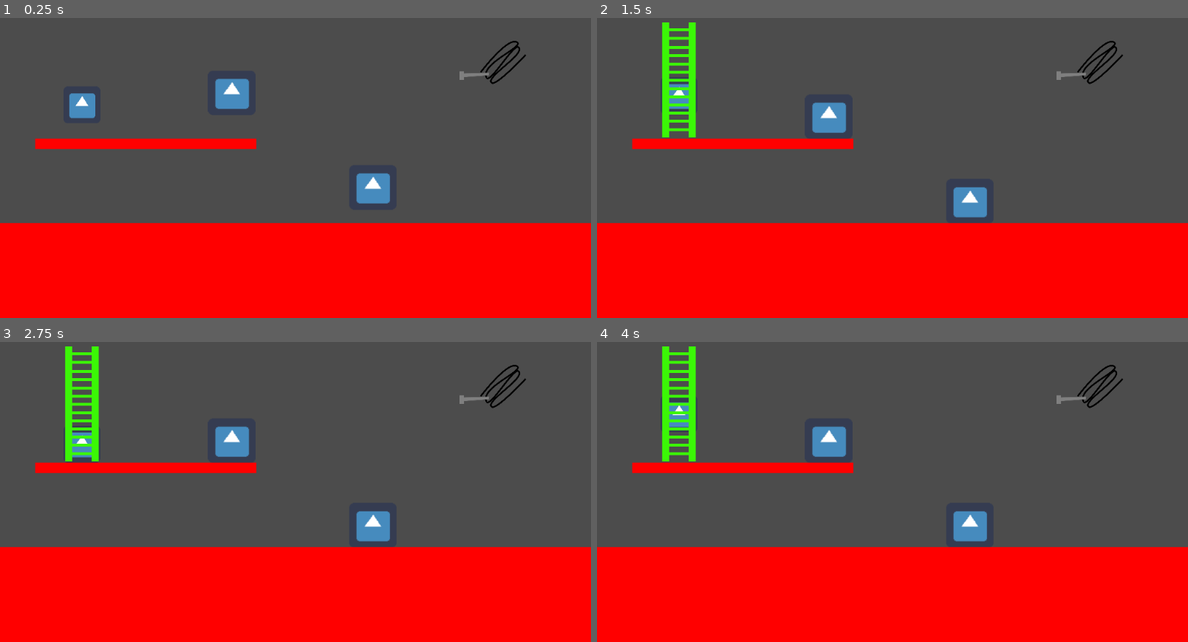
Above: before the commit, frames 1-4 (two rows, left to right).
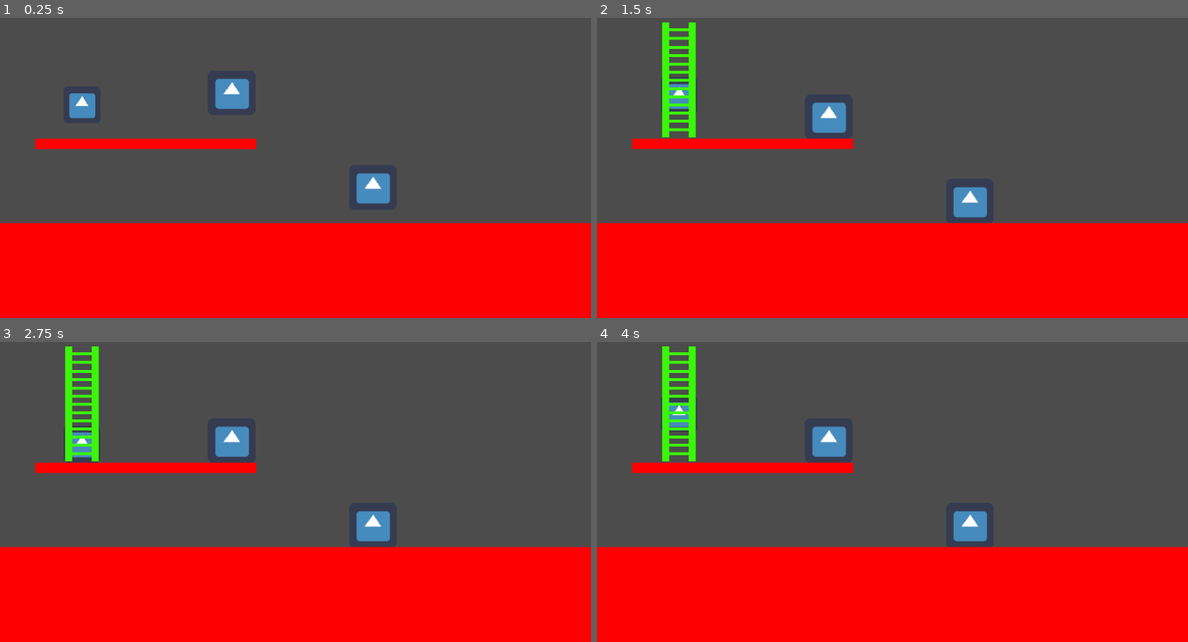
Above: after the commit, the same moments.

Repository: ludum-rlyeh/LD48-deeper-and-deeper
Game: Godot game, scene res://Scenes/InGame/Levels/LevelTests.tscn
The game is run twice, just before and just after one commit, with the same random seed, the same clock (stepped at 60 frames per second) and the same inputs. The engine's default icon, where the game draws it, is replaced by a stand-in: a white triangle on a blue panel in a dark square.
Inputs:
- Up to frame 1 (0.25 s): no input
- Up to frame 2 (1.5 s): tap Enter at 0.5 s; tap Space at 1.25 s
- Up to frame 3 (2.75 s): no input
- Up to frame 4 (4 s): tap Enter at 2.75 s; tap Space at 3.5 s

The runs differ from the first frame. In frame 1, 0.3% of the frame differs, in the area x 77-89%, y 7-23%; in frame 2, 0.3%; in frame 3, 0.3%; in frame 4, 0.3%.

Commit message:
Fix merge

Diff:
--- a/Scenes/InGame/Levels/LevelTests.tscn
+++ b/Scenes/InGame/Levels/LevelTests.tscn
@@ -2,16 +2,26 @@
 
 [ext_resource path="res://Scenes/InGame/Elements/Box.tscn" type="PackedScene" id=1]
 [ext_resource path="res://Scenes/InGame/Characters/Character.tscn" type="PackedScene" id=2]
-[ext_resource path="res://Scenes/InGame/Elements/Rope.tscn" type="PackedScene" id=3]
+[ext_resource path="res://Scenes/InGame/Elements/RopeSpot.tscn" type="PackedScene" id=3]
 
 [sub_resource type="GDScript" id=1]
 script/source = "extends Node2D
 
 var Ladder = preload(\"res://Scenes/InGame/Elements/Ladder.tscn\")
+var rope_res = preload(\"res://Scenes/InGame/Elements/Rope.tscn\")
 
 # Called when the node enters the scene tree for the first time.
 func _ready():
 	Events.connect(\"place_ladder_signal\",self, \"_on_place_ladder_signal\")
+	Events.connect(\"rope_thrown\", self, \"_on_rope_thrown\")
+
+func _on_rope_thrown(pos : Vector2, right : bool):
+	var rope = rope_res.instance()
+	rope.init(right, 200)
+	add_child(rope)
+
+	rope.set_position(pos+Vector2(10 if right else -10, 0))
+	rope.start_animation()
 
 
 func _on_place_ladder_signal():
@@ -78,5 +88,5 @@
 [node name="Character" parent="." instance=ExtResource( 2 )]
 position = Vector2( 142, 213 )
 
-[node name="Rope" parent="." instance=ExtResource( 3 )]
-position = Vector2( 822.203, 178.471 )
+[node name="RopeSpot" parent="." instance=ExtResource( 3 )]
+position = Vector2( 444.268, 278.37 )
